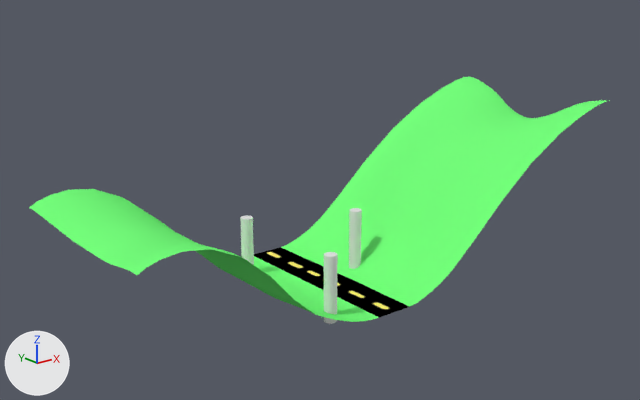
One commit to the Blender file public/assets/terrain.blend: the scene before it, then after it.
Rendered twice from a 50 mm camera at (-51.3, -63.3, 33.6) aimed at (0.7, 1.7, 7.6). The axes (+X, +Y, +Z) are drawn at lower left. The lights are the same throughout.
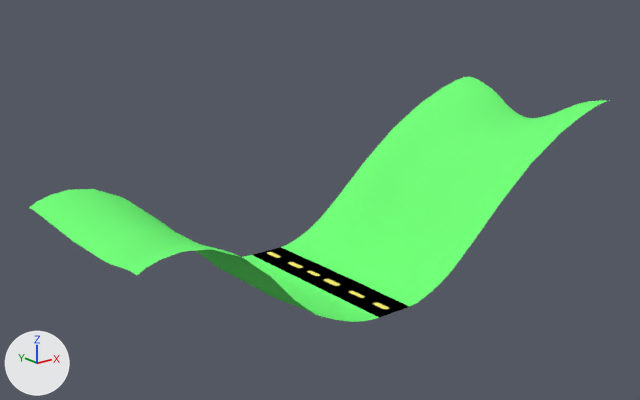
Changed parts and their boxes (x1, y1, x2, y2) in the pictures (640 x 400 px):
'Cylinder.001', deleted: before (324, 252, 338, 324)
'Cylinder', deleted: before (349, 208, 362, 269)
'Cylinder.002', deleted: before (240, 215, 254, 265)

The change, as a diff of the scene's bpy script:
```diff
--- a/public/assets/terrain.blend.py
+++ b/public/assets/terrain.blend.py
@@ ob_cylinder @@
-ob_cylinder = bpy.data.objects.new('Cylinder', me_cylinder)
-ob_cylinder.location = (3.87, 0.0, 3.21)
-ob_cylinder.scale = (0.606, 0.606, 3.16)
@@ ob_cylinder_001 @@
-ob_cylinder_001 = bpy.data.objects.new('Cylinder.001', me_cylinder_001)
-ob_cylinder_001.location = (-5.28, -7.27, 2.85)
-ob_cylinder_001.scale = (0.606, 0.606, 3.16)
@@ ob_cylinder_002 @@
-ob_cylinder_002 = bpy.data.objects.new('Cylinder.002', me_cylinder_002)
-ob_cylinder_002.location = (-5.28, 5.73, 2.85)
-ob_cylinder_002.scale = (0.606, 0.606, 3.16)
```
